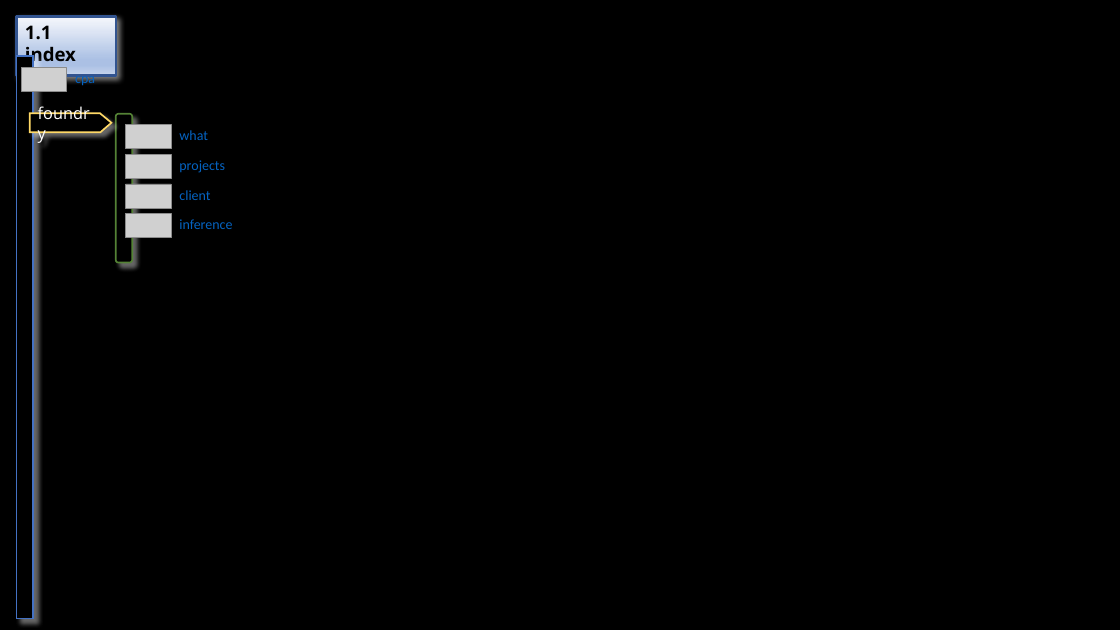
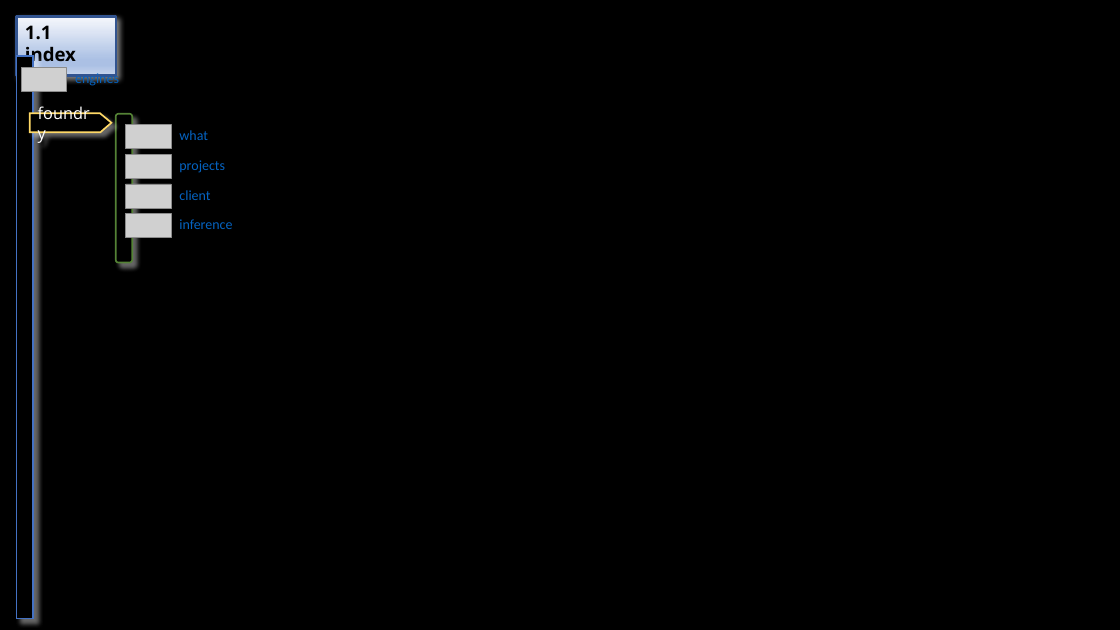
Before and after one commit to 1010836/portfolio, a slide deck: slide 2 of foundry/foundry.odp. Drawn at 1120x630 pixels with LibreOffice and Linux fonts; fonts in the diff are those of the drawing; grey boxes stand for pictures. Boxes give left, top, right and bottom in pixels: in the first picture for what was removed or moved away, otherwise in the second. Text is boxed around its words. In the diff, an @@ line names an element or a change of style, - is before the commit and + after.

```diff
--- a/foundry/foundry.odp
+++ b/foundry/foundry.odp
@@ text at box(75, 71, 119, 87): text changed @@
-cpa
+engines
```
Also in this commit, not shown: 3 other slides changed, 17 other files.
